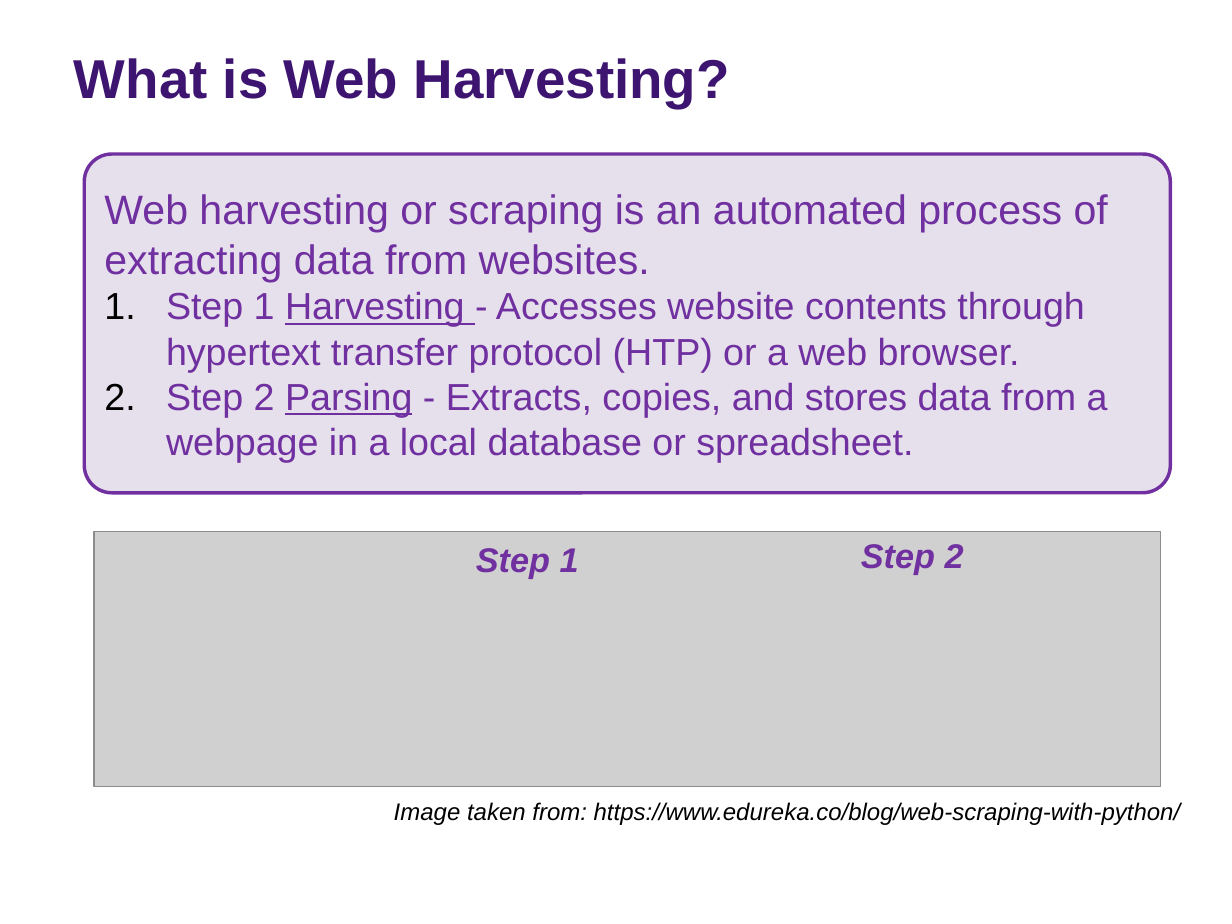
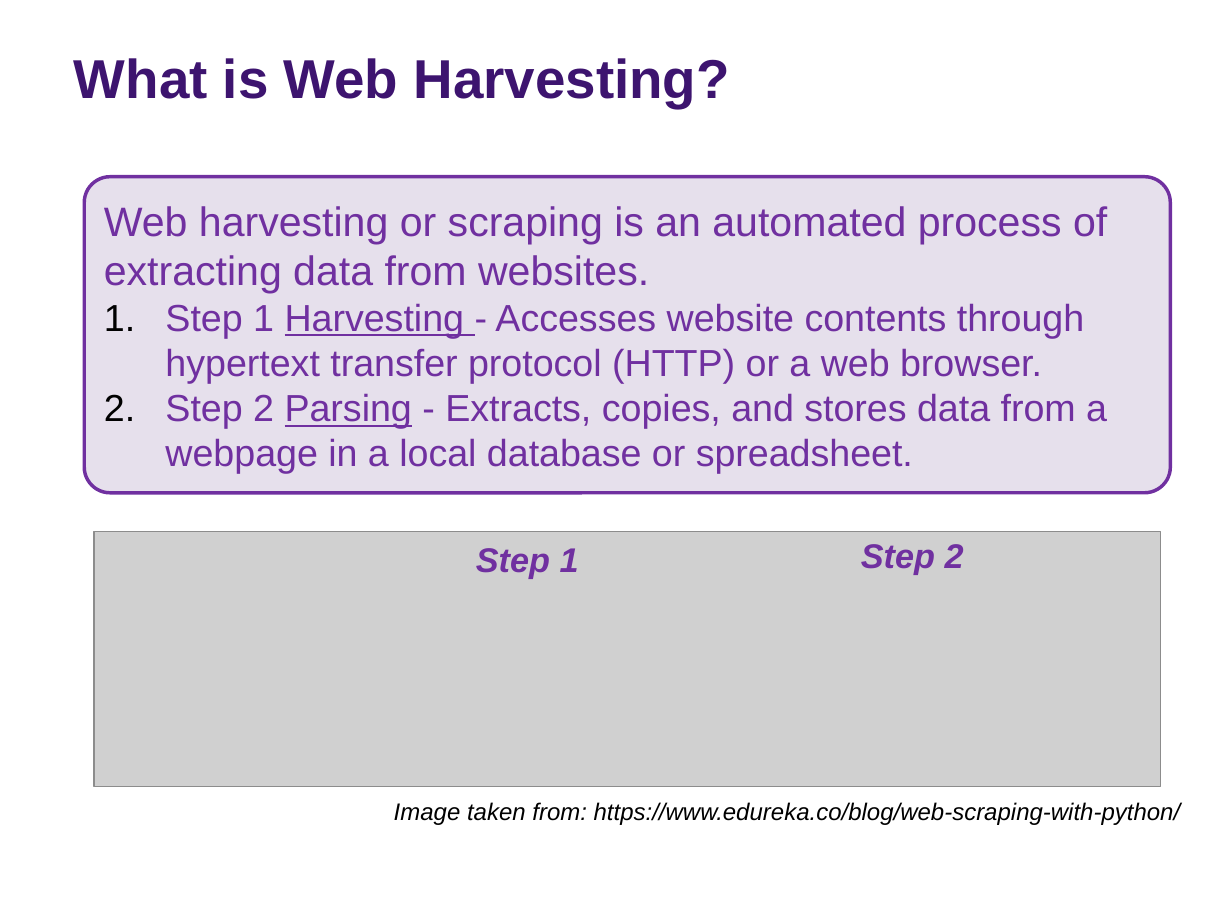
Before and after one commit to rs-kellogg/fellows_workshop, a slide deck: slide 2 of 2-harvest/Web_Harvesting.pptx. Drawn at 1232x924 pixels with LibreOffice and Linux fonts; fonts in the diff are those of the drawing; grey boxes stand for pictures; background and template pictures are left out. Boxes give left, top, right and bottom in pixels: in the first picture for what was removed or moved away, otherwise in the second. Text is boxed around its words. In the diff, an @@ line names an element or a change of style, - is before the commit and + after.

```diff
--- a/2-harvest/Web_Harvesting.pptx
+++ b/2-harvest/Web_Harvesting.pptx
@@ rounded rectangle "Web harvesting or scraping is ...": place and size @@
-rounded rectangle "Web harvesting or scraping is ..." at (84,154,1170,493)
+rounded rectangle "Web harvesting or scraping is ..." at (84,176,1170,493)
@@ text in rounded rectangle at (165,303,1084,383): text changed @@
-1. Step 1 Harvesting - Accesses website contents through hypertext transfer protocol (HTP) or a web browser.
+1. Step 1 Harvesting - Accesses website contents through hypertext transfer protocol (HTTP) or a web browser.
```
Also in this commit, not shown: 10 other slides changed, 4 slides added.
